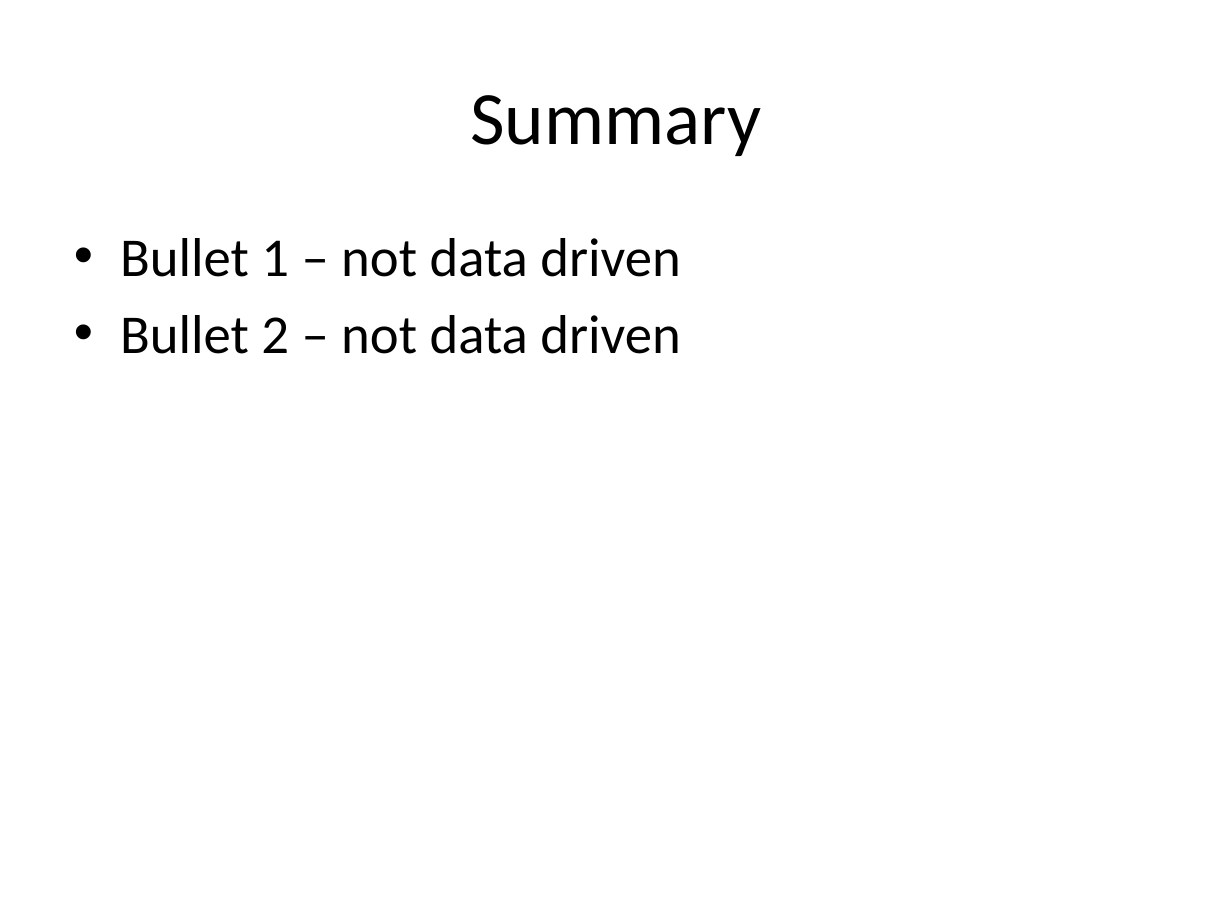
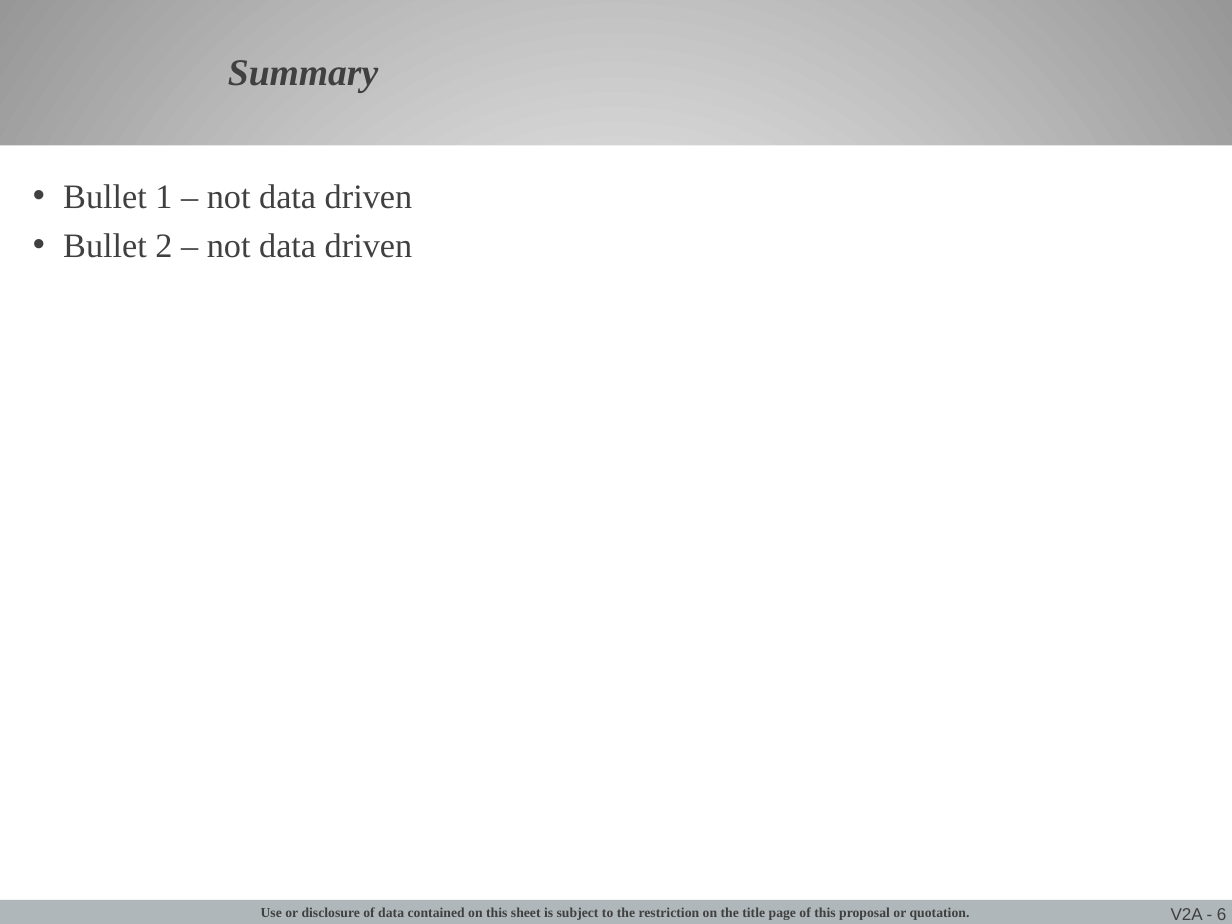
Before and after one commit to jgoodso2/PMMP, a slide deck: slide 6 of PMMPresentation/Modules/Templates/PMM Template.pptx (slide 5 before the commit). Drawn at 1232x924 pixels with LibreOffice and Linux fonts; fonts in the diff are those of the drawing; background and template pictures are left out. Boxes give left, top, right and bottom in pixels: in the first picture for what was removed or moved away, otherwise in the second. Text is boxed around its words. In the diff, an @@ line names an element or a change of style, - is before the commit and + after.

```diff
--- a/PMMPresentation/Modules/Templates/PMM Template.pptx
+++ b/PMMPresentation/Modules/Templates/PMM Template.pptx
@@ background #FFFFFF to gradient #FFFFFF to #979797 @@
@@ title "Summary": place and size @@
-title "Summary" at box(470, 95, 761, 156)
+title "Summary" at box(228, 60, 378, 93)
@@ title "Summary" at box(228, 60, 378, 93): size 44 to 22 pt, font Calibri to Times New Roman, text colour #000000 to #404040, bold on, italic on; alignment centre to left; line spacing 1 to 0.85; more space between paragraphs @@
@@ rectangle added at box(0, 145, 1232, 903), fill #FFFFFF @@
@@ text "Bullet 1 – not data ...": place and size @@
-text "Bullet 1 – not data ..." at box(120, 238, 681, 354)
+text "Bullet 1 – not data ..." at box(63, 184, 413, 258)
@@ text "Bullet 1 – not data ..." at box(63, 184, 413, 258): size 32 to 20 pt, font Calibri to Times New Roman, text colour #000000 to #404040; indent changed; line spacing 1 to 0.85; more space between paragraphs @@
@@ rectangle added at box(0, 899, 1232, 924), fill #AFB7BA @@
@@ text added at box(261, 907, 970, 920), 8 pt, text #404040, bold @@
+Use or disclosure of data contained on this sheet is subject to the restriction on the title page of this proposal or quotation.
@@ page number added at box(1171, 908, 1227, 920), 10 pt, text #404040 @@
+V2A - 6
```
Also in this commit, not shown: 4 other slides changed, 1 slide added, 51 other files.
